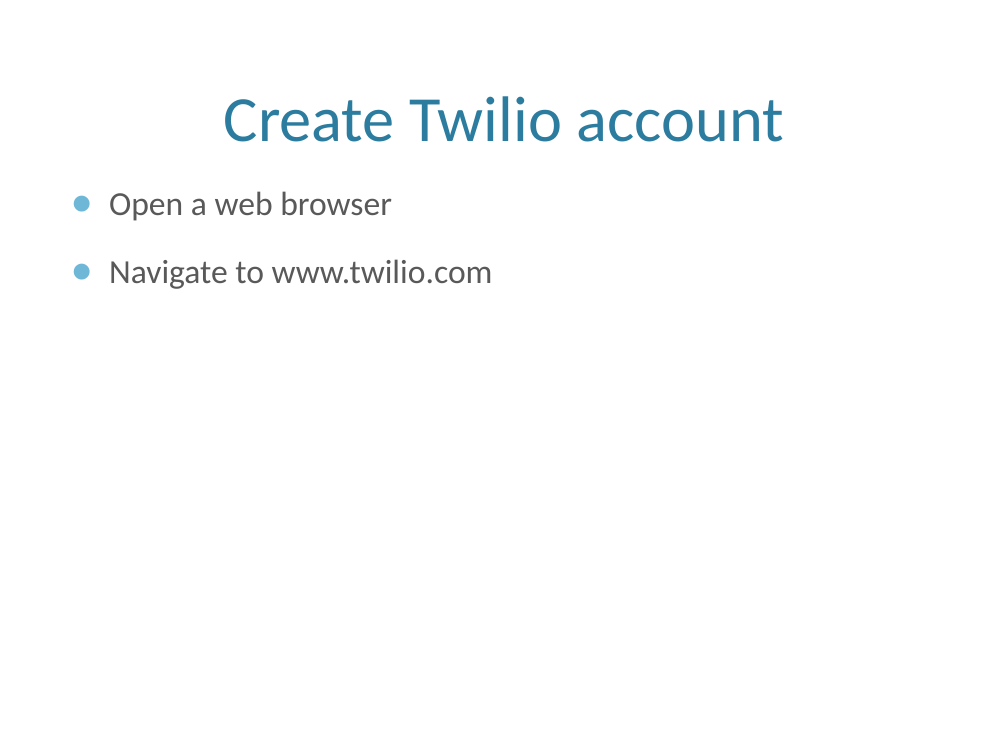
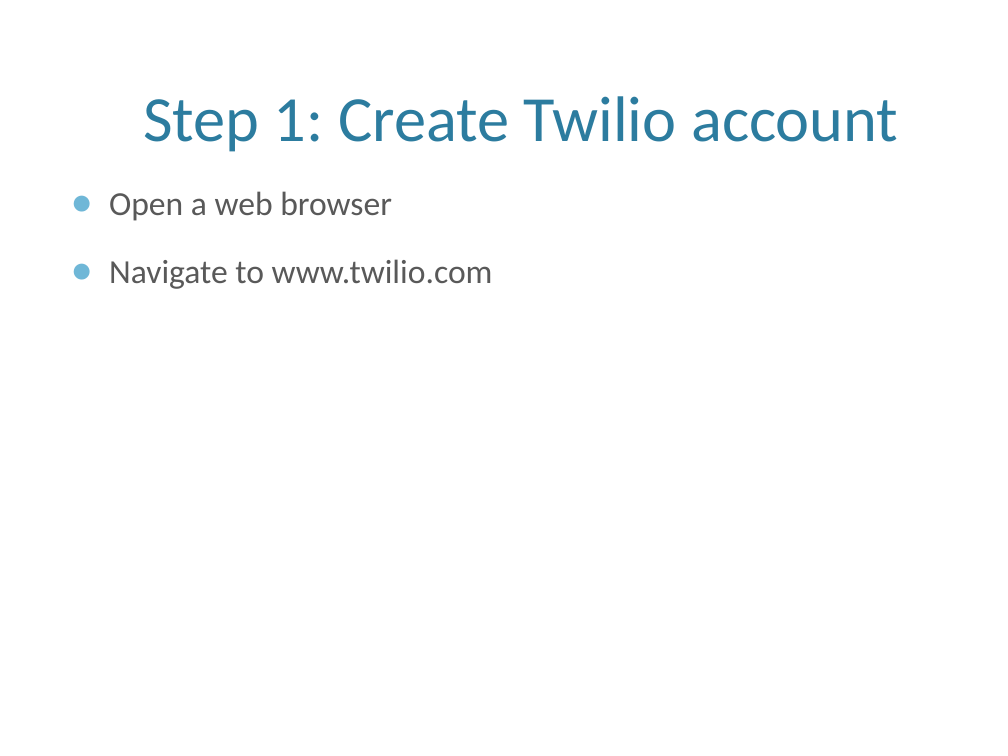
Before and after one commit to kevinrobinson/teachcom, a slide deck: slide 3 of doc/how_to_sign_up_for_teachercom.pptx. Drawn at 1008x756 pixels with LibreOffice and Linux fonts; fonts in the diff are those of the drawing; background and template pictures are left out. Boxes give left, top, right and bottom in pixels: in the first picture for what was removed or moved away, otherwise in the second. Text is boxed around its words. In the diff, an @@ line names an element or a change of style, - is before the commit and + after.

```diff
--- a/doc/how_to_sign_up_for_teachercom.pptx
+++ b/doc/how_to_sign_up_for_teachercom.pptx
@@ title at bbox=[143, 96, 898, 152]: text changed @@
-Create Twilio account
+Step 1: Create Twilio account
```
Also in this commit, not shown: 1 other slide changed, 2 slides added, 2 other files.
